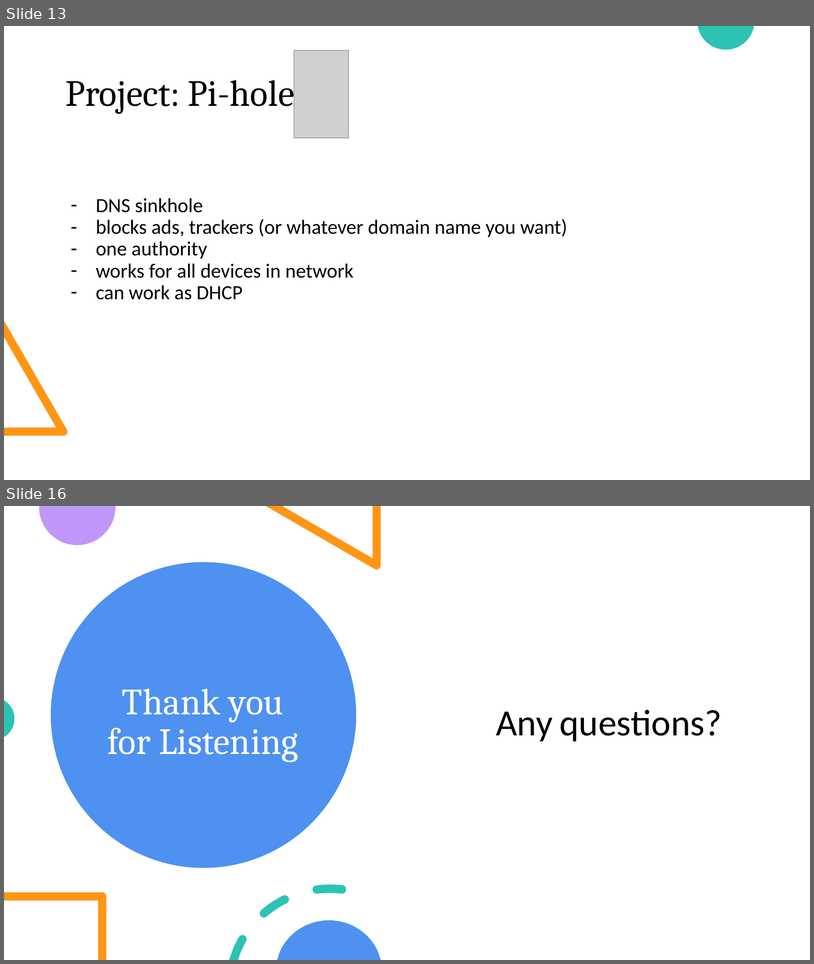
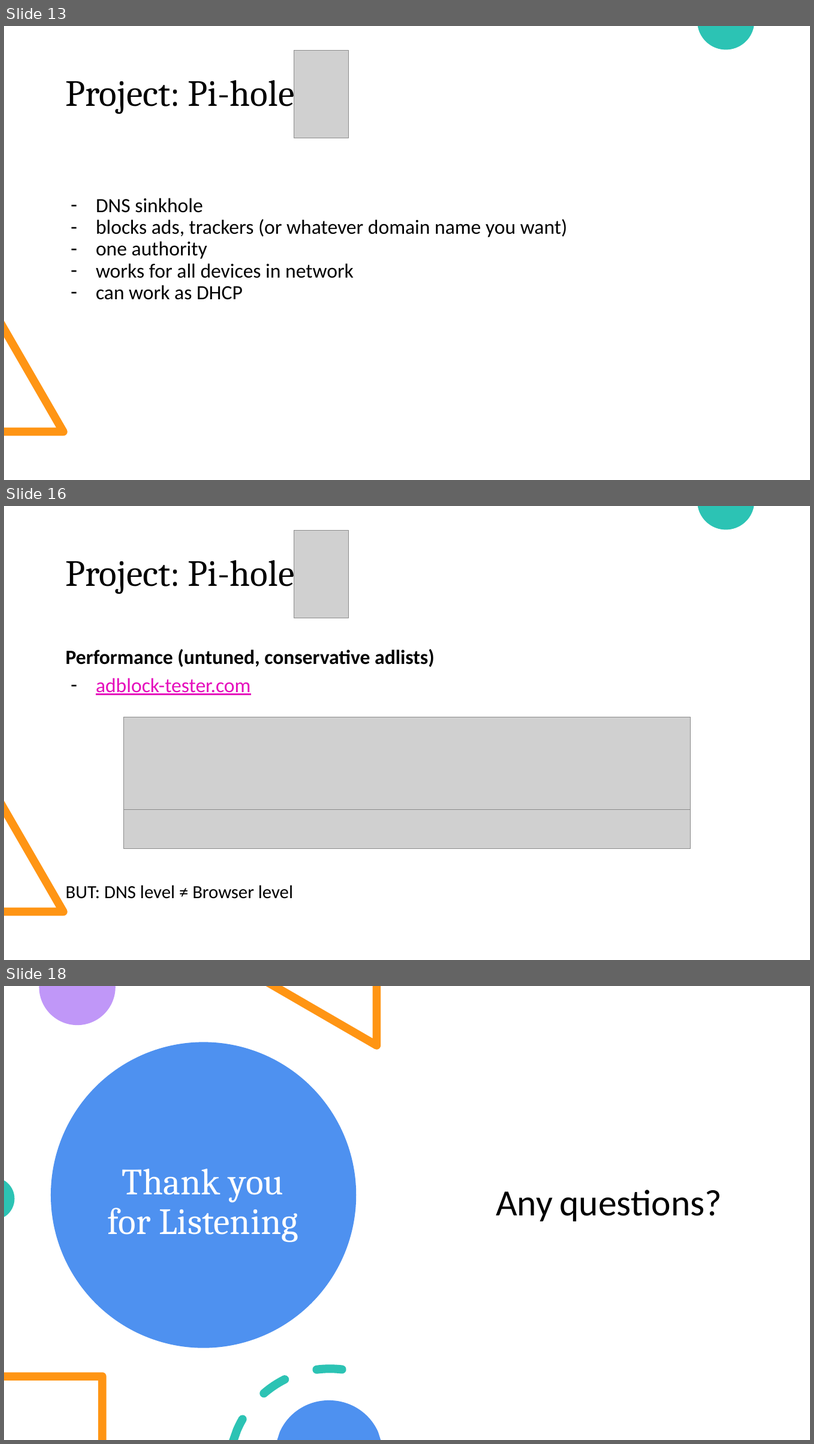
Before and after one commit to nembrinj/protofablab, a slide deck: presentations/Docker Containers.pptx. Shown one above the other, each under a label of ours: slides 13 and 16 before the commit, slides 13, 16 and 18 after it; the slides between them are not shown. The pictures are 814x964 and 814x1444 pixels, drawn with LibreOffice and Linux fonts; fonts in the diff are those of the drawing; grey boxes stand for pictures. Boxes give left, top, right and bottom in pixels: in the first picture for what was removed or moved away, otherwise in the second. Text is boxed around its words. In the diff, an @@ line names an element or a change of style, - is before the commit and + after.

```diff
--- a/presentations/Docker Containers.pptx
+++ b/presentations/Docker Containers.pptx
@@ slide 16 added at (4,506,810,960), background #FFFFFF; not listed: 2 template elements that a slide beside it also shows @@
@@ picture added at (294,530,348,618) @@
@@ text added at (66,552,294,594), 44 pt, text #000000 @@
+Project: Pi-hole
@@ text added at (66,649,435,667), 24 pt, text #000000, bold @@
+Performance (untuned, conservative adlists)
@@ text added at (66,678,293,898), 22 pt, text #000000 @@
+– adblock-tester.com
+BUT: DNS level ≠ Browser level
@@ picture added at (124,717,691,809) @@
@@ picture added at (124,809,691,849) @@
@@ what was slide 16 is now slide 18 @@
```
Also in this commit, not shown: 6 slides changed, 2 other slides added, 1 slide removed.
